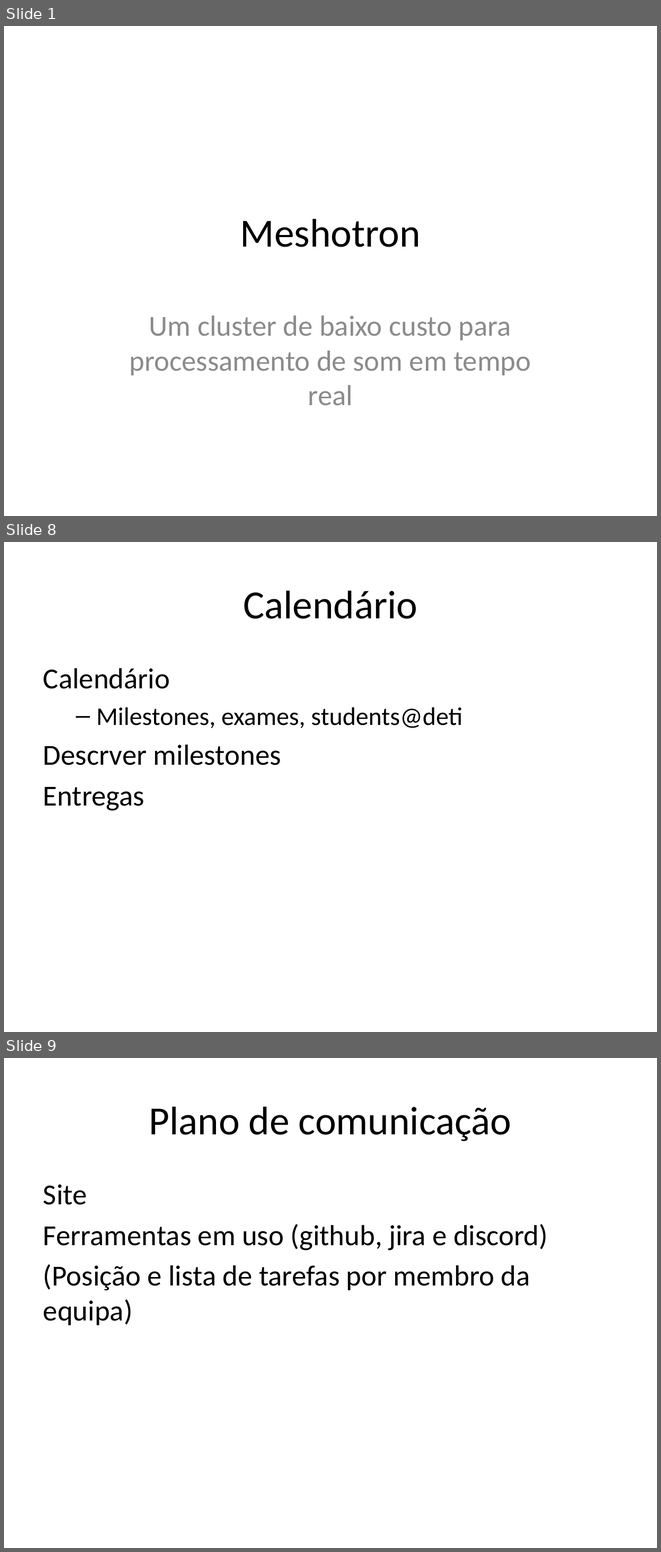
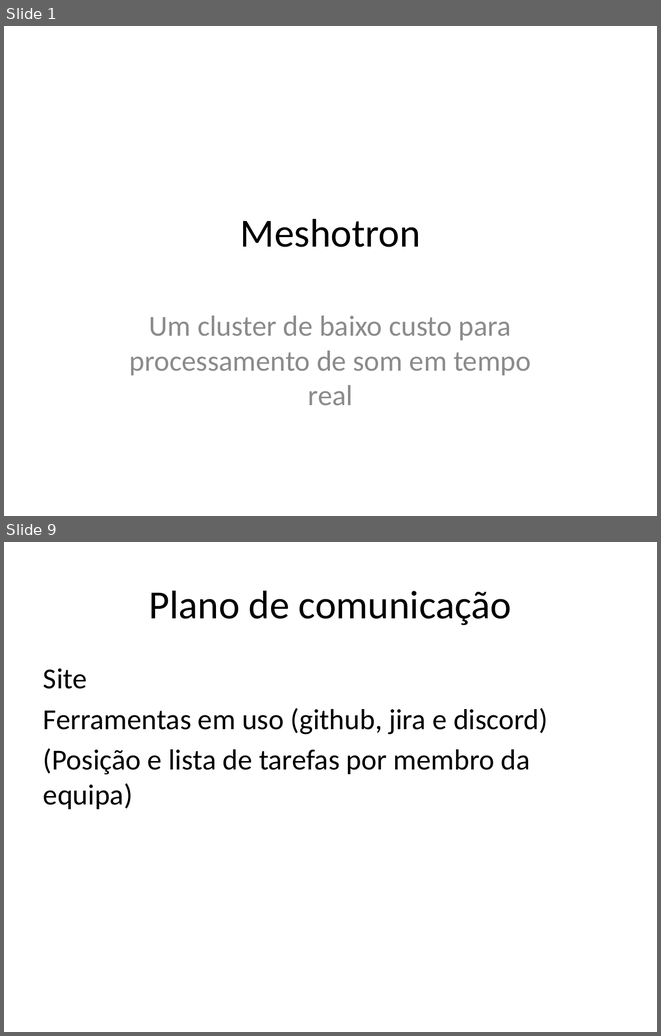
Before and after one commit to Meshotron2/comunication, a slide deck: m1-presentation/presentation.pptx. Shown one above the other, each under a label of ours: slides 1, 8 and 9 before the commit, slides 1 and 9 after it; the slides between them are not shown. The pictures are 661x1552 and 661x1036 pixels, drawn with LibreOffice and Linux fonts; fonts in the diff are those of the drawing. Boxes give left, top, right and bottom in pixels: in the first picture for what was removed or moved away, otherwise in the second. Text is boxed around its words. In the diff, an @@ line names an element or a change of style, - is before the commit and + after.

```diff
--- a/m1-presentation/presentation.pptx
+++ b/m1-presentation/presentation.pptx
@@ slide 8 removed at box(4, 542, 657, 1032), background #FFFFFF @@
@@ title removed at box(243, 590, 417, 619) @@
-Calendário
@@ text removed at box(43, 668, 462, 811) @@
-Calendário
-  – Milestones, exames, students@deti
-Descrver milestones
-Entregas
```
Also in this commit, not shown: 4 slides changed, 4 slides added, 3 other slides removed, 2 other files.
